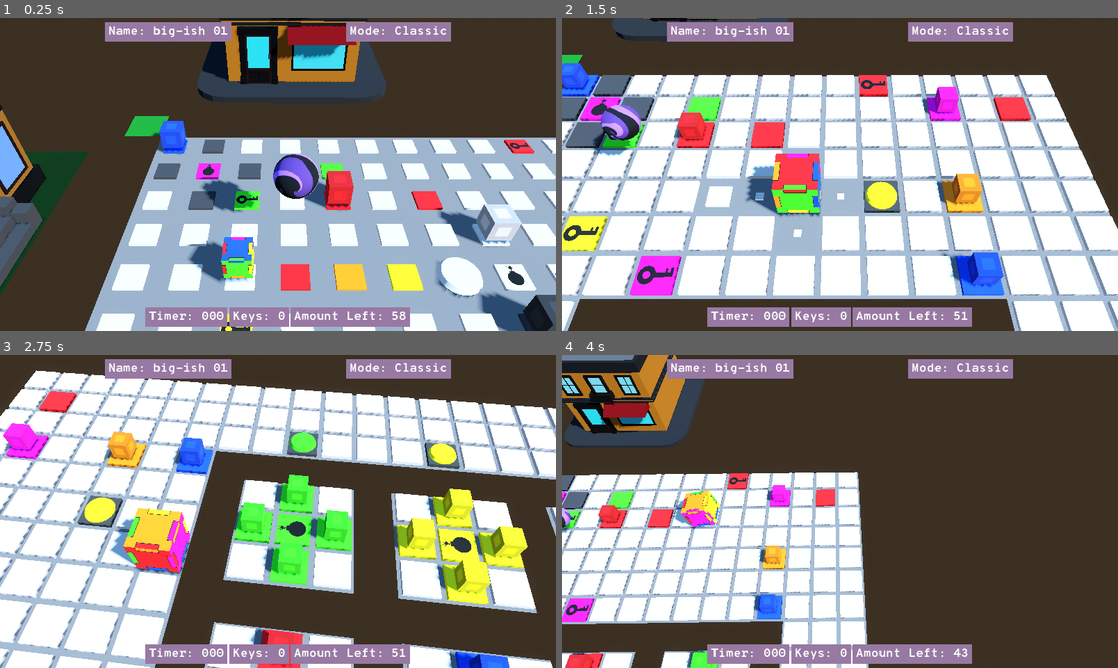
Above: before the commit, frames 1-4 (two rows, left to right).
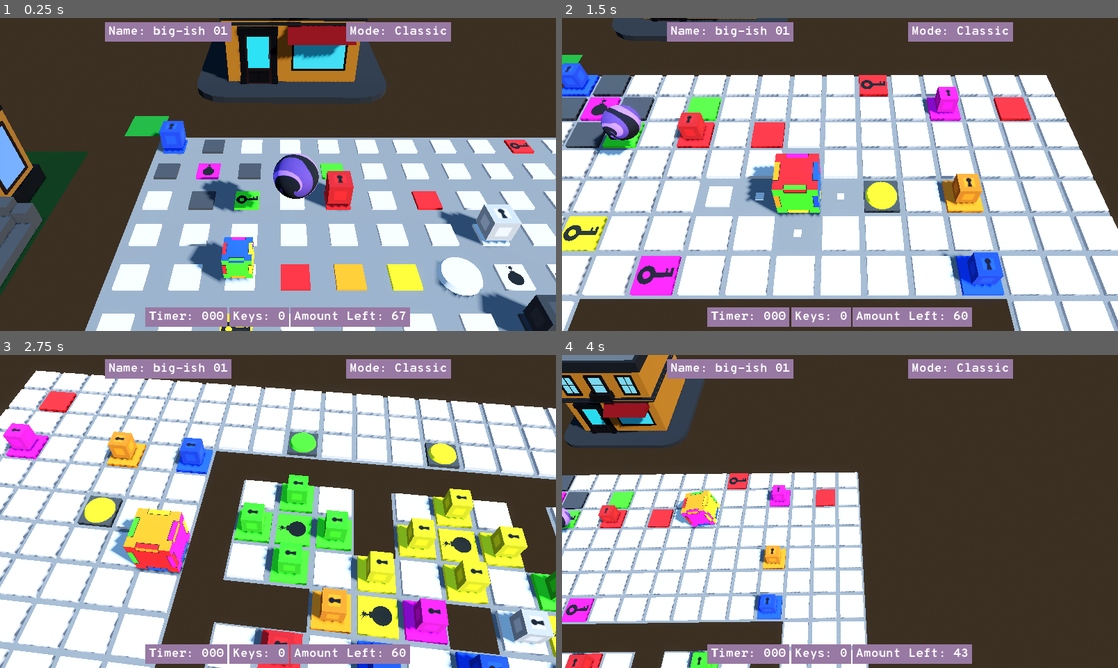
Above: after the commit, the same moments.

Repository: garrettjwilke/cube_thingy
Game: Godot game, scene res://scenes/3d/game_base.tscn
Two runs of this game, one before a commit and one after it. Both use one fixed random seed, a clock stepped at 60 frames per second and the inputs below.
Inputs:
- Up to frame 1 (0.25 s): no input
- Up to frame 2 (1.5 s): hold D (right) 0.53-1.28 s; tap N (level_next) at 0.6 s; tap B (level_previous) at 0.8, 1.35 s; hold S (back) from 1.28 s (still down)
- Up to frame 3 (2.75 s): tap N (level_next) at 1.55 s; release S (back) at 2.03 s; hold D (right) from 2.03 s (still down); tap Q (CAM_ROTATE_LEFT) at 2.1 s; tap B (level_previous) at 2.3 s
- Up to frame 4 (4 s): release D (right) at 2.78 s; hold W (forward) 2.78-3.53 s; tap E (CAM_ROTATE_RIGHT) at 2.85 s; tap N (level_next) at 3.05 s; hold A (left) from 3.53 s (still down); tap C (cam_swap) at 3.6 s; tap B (level_previous) at 3.8 s

The runs differ from the first frame. In frame 1, 0.1% of the frame differs, in the area x 30-92%, y 33-97%; in frame 2, 0.1%; in frame 3, 7.6%, in the area x 2-100%, y 23-100%; in frame 4, less than 0.1%.

Commit message:
added box keyhole

Diff:
--- /dev/null
+++ b/assets/textures/block_3d_blank_texture.tres
@@ -0,0 +1,6 @@
+[gd_resource type="StandardMaterial3D" load_steps=2 format=3 uid="uid://2go581imuye0"]
+
+[ext_resource type="Texture2D" uid="uid://dmxjveukl1pds" path="res://assets/textures/box_blank.png" id="1_2d71o"]
+
+[resource]
+albedo_texture = ExtResource("1_2d71o")
--- a/assets/textures/block_3d_texture.tres
+++ b/assets/textures/block_3d_texture.tres
@@ -4,4 +4,3 @@
 
 [resource]
 albedo_texture = ExtResource("1_d2kfb")
-uv1_scale = Vector3(3, 2, 1)
--- a/levels/LEVEL_1.json
+++ b/levels/LEVEL_1.json
@@ -13,17 +13,17 @@
 
 		["10","10","10","00","10","23","10","00","10","33","10","00","10","10","10"],
 		["10","10","22","00","23","21","23","00","33","31","33","00","32","10","10"],
-		["10","10","10","00","10","23","10","00","10","33","10","00","10","10","10"],
+		["10","10","10","00","10","23","10","73","10","33","10","00","10","10","10"],
 
-		["10","10","10","00","00","00","00","00","00","00","00","00","10","10","10"],
+		["10","10","10","00","00","00","43","51","53","00","00","00","10","10","10"],
 
-		["10","10","10","00","10","43","10","00","10","53","10","00","10","10","10"],
+		["10","10","10","00","10","43","10","63","10","53","10","00","10","10","10"],
 		["10","10","42","00","43","41","43","00","53","51","53","00","52","10","10"],
-		["10","10","51","00","10","43","10","00","10","53","10","00","10","10","10"],
+		["10","10","51","00","10","43","10","13","10","53","10","00","10","10","10"],
 
-		["10","10","10","00","00","00","00","00","00","00","00","00","10","10","10"],
+		["10","10","10","00","00","00","23","51","33","00","00","00","10","10","10"],
 
-		["10","10","10","00","10","63","10","00","10","73","10","00","10","10","10"],
+		["10","10","10","00","10","63","10","83","10","73","10","00","10","10","10"],
 		["10","10","62","00","63","61","63","00","73","71","73","00","72","10","10"],
 		["10","10","10","00","10","63","10","00","10","73","10","00","10","10","10"],
 
--- a/levels/LEVEL_2.json
+++ b/levels/LEVEL_2.json
@@ -1,17 +1,14 @@
 {
-	"LEVEL_NAME" : "bomb test",
-	"GAME_MODE" : "Classic",
+	"LEVEL_NAME" : "spawn puzzle test",
+	"GAME_MODE" : "Puzzle",
 	"LEVEL_MATRIX" : [
-		["10","10","10","10","10","10","10","10","10"],
-		["10","10","10","10","10","10","10","10","10"],
-		["10","10","10","10","10","10","10","10","10"],
-		["10","10","10","10","10","10","10","10","10"],
-		["00","00","00","83","00","00","00","00","00","00","00","00","10","10","10","10","10"],
-		["10","10","10","71","10","10","10","10","10","00","00","00","10","10","10","13","10"],
-		["10","10","10","10","10","10","10","10","10","14","14","14","10","10","13","72","10"],
-		["10","10","19","10","10","10","10","10","10","00","00","00","10","10","10","13","10"],
-		["10","10","10","10","10","10","10","10","10","00","00","00","10","10","10","10","10"],
-		["10","10","10","10","10","10","10","10","10","00","00","00"],
+		["83","83","83","81","83","83","83"],
+		["83","43","50","74","20","43","83"],
+		["83","30","00","32","00","30","83"],
+		["81","74","52","49","22","74","81"],
+		["83","60","00","62","00","60","83"],
+		["83","43","50","74","20","43","83"],
+		["83","83","83","81","83","83","83"],
 	],
 	"comment": [
 		"WARNING: any of the YELLOW text below does not actually affect the game
--- a/levels/LEVEL_5.json
+++ /dev/null
@@ -1,35 +0,0 @@
-{
-	"LEVEL_NAME" : "spawn puzzle test",
-	"GAME_MODE" : "Puzzle",
-	"LEVEL_MATRIX" : [
-		["83","83","83","81","83","83","83"],
-		["83","43","50","74","20","43","83"],
-		["83","30","00","32","00","30","83"],
-		["81","74","52","49","22","74","81"],
-		["83","60","00","62","00","60","83"],
-		["83","43","50","74","20","43","83"],
-		["83","83","83","81","83","83","83"],
-	],
-	"comment": [
-		"WARNING: any of the YELLOW text below does not actually affect the game
-		this is just so you can easily recognize what kind of tile you are making
-
-		the first number defines the color. set a 0 to make a blank space
-		0x: empty space    5x: yellow
-		1x: gray           6x: purple
-		2x: red            7x: orange
-		3x: green          8x: black
-		4x: blue           9x: RNG tile
-
-		the second number is the attribute of the tile being placed
-		x0: sets a regular tile
-		x1: sets a bomb
-		x2: sets a detonator
-		x3: sets a box
-		x4: sets a key
-
-		x7: sets the unspawnable attribute. unspawnable tiles wont randomly place  color on that tile
-		x8: sets the dynamic camera on/off
-		x9: sets the player spawn point. (if there are multiple spawn points in a livel, the last one will be used.)"
-		],
-}
--- a/scripts/hmls.gd
+++ b/scripts/hmls.gd
@@ -254,18 +254,23 @@
 	return [COLOR, NAME, NEW_CELL, ATTRIBUTE]
 
 func spawn_box(x, y, COLOR):
+	var NAME = str(x,"x",y,"_box")
 	var NEW_BOX = BOX_MESH.instantiate()
-	NEW_BOX.name = str(x,"x",y,"_box")
+	NEW_BOX.name = NAME
 	NEW_BOX.scale = NEW_BOX.scale * 0.5
 	NEW_BOX.position = Vector3(x,0.3,y)
-	var material = load("res://assets/textures/block_3d_texture.tres")
+	var material
+	if COLOR == get_default("COLOR_BLACK"):
+		material = load("res://assets/textures/block_3d_blank_texture.tres")
+	else:
+		material = load("res://assets/textures/block_3d_texture.tres")
 	var new_material = material.duplicate()
 	if OS_CHECK == "mobile":
 		material.set_shading_mode(1)
 	material.albedo_texture_force_srgb = true
 	new_material.albedo_color = COLOR
-	get_node("/root/hmls/VIEW_3D/").add_child(NEW_BOX)
-	get_node(str("/root/hmls/VIEW_3D/",NEW_BOX.name,"/MeshInstance3D")).mesh.surface_set_material(0, new_material)
+	get_node(str("/root/hmls/VIEW_3D/")).add_child(NEW_BOX)
+	get_node(str("/root/hmls/VIEW_3D/",NAME,"/MeshInstance3D")).mesh.surface_set_material(0, new_material)
 	if ENABLE_JANK == "true":
 		scale_thingy(NEW_BOX,0.3)
 
@@ -357,8 +362,9 @@
 	CURRENT_TILE.name = str(x,"x",y)
 	CURRENT_TILE.scale = Vector3(TILE_SCALE, TILE_HEIGHT, TILE_SCALE)
 	CURRENT_TILE.position = Vector3(x, -(TILE_HEIGHT / 2 + 0.03), y)
-	scale_thingy(CURRENT_TILE,0.4)
 	match ATTRIBUTE:
+		"start_position":
+			pass
 		"box":
 			spawn_box(x,y,COLOR)
 		"key":
@@ -367,6 +373,7 @@
 			spawn_bomb(COLOR, CURRENT_TILE.name)
 		"detonator":
 			spawn_detonator(x,y,COLOR)
+	scale_thingy(CURRENT_TILE,0.4)
 
 signal signal_detonator(COLOR)
 
@@ -440,9 +447,10 @@
 				if ATTRIBUTE_CHECK != "default":
 					if ATTRIBUTE_CHECK != "start_position":
 						AMOUNT_LEFT += 1
-			elif CURRENT_COLOR != "gray" and CURRENT_COLOR != "null":
-				if CURRENT_COLOR != "black":
-					AMOUNT_LEFT += 1
+			elif CURRENT_COLOR != "gray":
+				if CURRENT_COLOR != "null":
+					if CURRENT_COLOR != "black":
+						AMOUNT_LEFT += 1
 			# increment x so the next cell will be read correctly
 			x += 1
 			if x > LEVEL_RESOLUTION.x:
@@ -466,6 +474,7 @@
 				if COLOR != "gray":
 					CURRENT_LEVEL[CELL.y][CELL.x] = "10"
 					tile_spawn(CELL.x,CELL.y,"10")
+					AMOUNT_LEFT -= 1
 			if GAME_MODE == "Puzzle":
 				if COLOR != "gray":
 					CURRENT_LEVEL[CELL.y][CELL.x] = str(str(CELL_DATA).left(1),0)
@@ -504,7 +513,7 @@
 					var tween2 = create_tween()
 					tween2.tween_property(get_node(NODE_NAME),"scale",Vector3(0,0,0), 0.2)
 					await tween2.finished
-					get_node(NODE_NAME).queue_free()
+					#get_node(NODE_NAME).queue_free()
 				else:
 					get_node(NODE_NAME).queue_free()
 			match GAME_MODE:
@@ -552,7 +561,6 @@
 					print("black bomb")
 					tile_spawn(temp_x,temp_y,10)
 					CURRENT_LEVEL[temp_y][temp_x] = 10
-					#AMOUNT_LEFT -= 1
 			if COLOR_MATCH == COLOR:
 				if ATTRIBUTE_MATCH == "bomb":
 					print(str("bomb identified: ",temp_x,"x",temp_y))
@@ -569,12 +577,18 @@
 							var potential_color = tile_data[1]
 							var potential_attribute = tile_data[3]
 							print(i, " - ", potential_color, " - ", potential_attribute)
-							if potential_color == "gray" and potential_attribute == "default":
-								AMOUNT_LEFT += 1
+							if potential_color == "gray":
+								if potential_attribute == "default":
+									pass
+								elif potential_attribute == "start_position":
+									pass
+								else:
+									AMOUNT_LEFT -= 1
 							elif potential_color == "black":
-								AMOUNT_LEFT += 1
-							print(potential_color," - ",potential_attribute)
-							AMOUNT_LEFT -= 1
+								pass
+							else:
+								AMOUNT_LEFT -= 1
+							#print(potential_color," - ",potential_attribute)
 							tile_spawn(i.x,i.y,10)
 							CURRENT_LEVEL[i.y][i.x] = "10"
 							if get_node_or_null(str("/root/hmls/VIEW_3D/",i.x,"x",i.y,"_box")):
@@ -583,14 +597,18 @@
 									var tween = create_tween()
 									tween.tween_property(node,"scale",Vector3(0,0,0),0.3)
 									await tween.finished
-								node.queue_free()
+									node.queue_free()
+								else:
+									node.queue_free()
 							if get_node_or_null(str("/root/hmls/VIEW_3D/",i.x,"x",i.y,"_detonator")):
 								var node = get_node(str("/root/hmls/VIEW_3D/",i.x,"x",i.y,"_detonator"))
 								if ENABLE_JANK == "true":
 									var tween = create_tween()
 									tween.tween_property(node,"scale",Vector3(0,0,0),0.3)
 									await tween.finished
-								node.queue_free()
+									node.queue_free()
+								else:
+									node.queue_free()
 			temp_x += 1
 		temp_x = 0
 		temp_y += 1
Binary file changed: assets/textures/box.png
Binary file added: assets/textures/box_blank.png
Not shown, added: assets/textures/box_blank.png.import
Not shown, added: assets/textures/.source_box.kra-autosave.kra
Not shown, changed: assets/textures/source_box.kra
